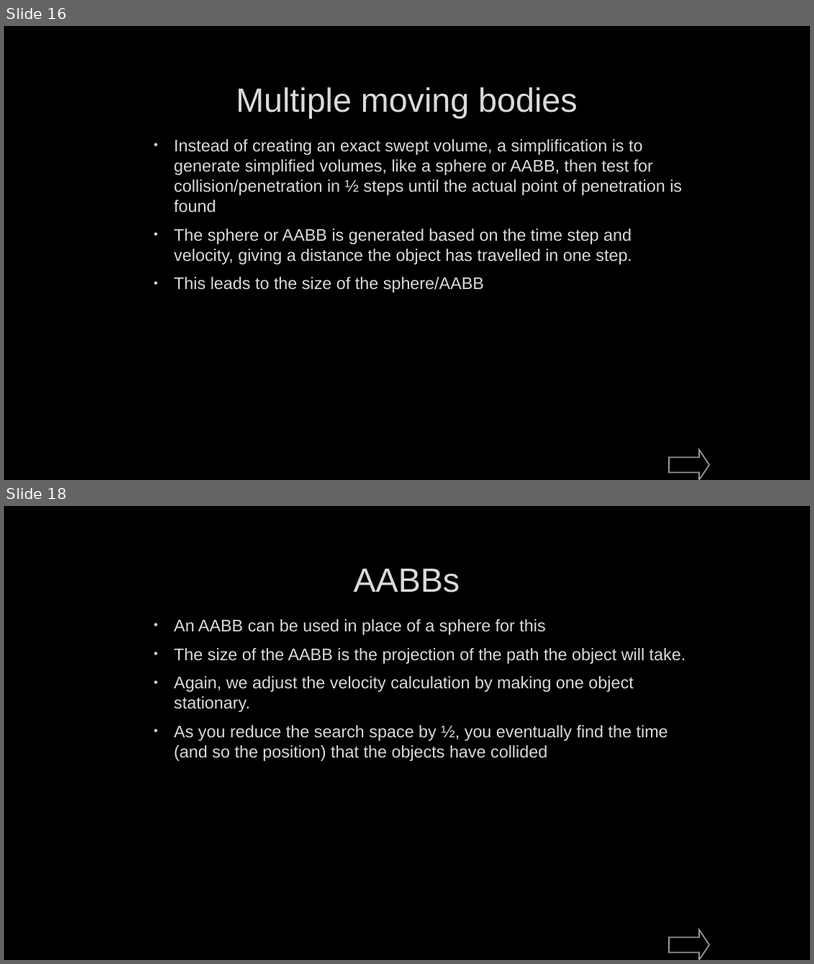
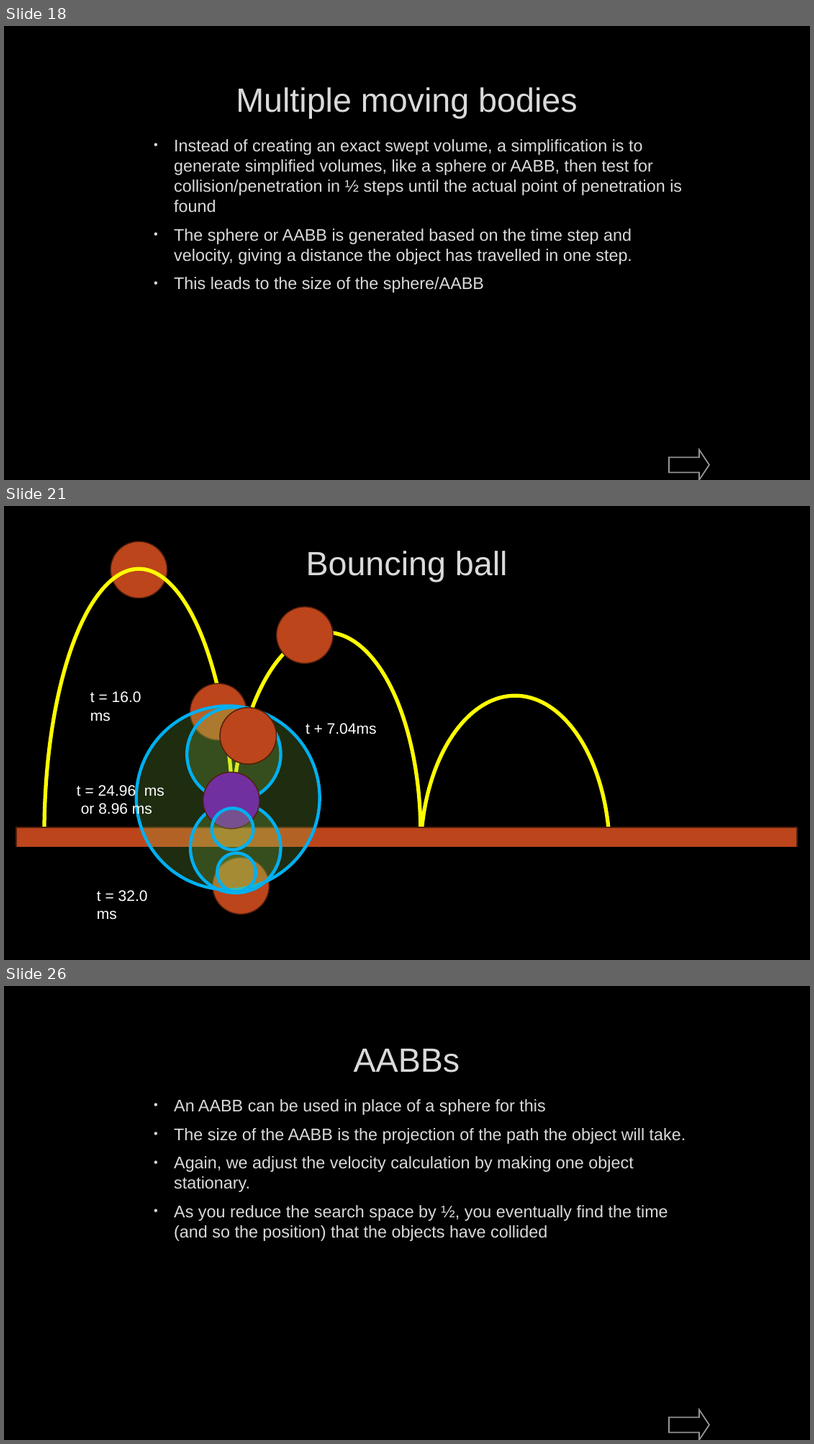
Before and after one commit to FeeneyCodes/GDP202425, a slide deck: 6022_Phys_2_(2025)/Day2Day/W01/6022_W25_W01D01_Course_Intro_Dynamic_Intersections.pptx.pptx. Shown one above the other, each under a label of ours: slides 16 and 18 before the commit, slides 18, 21 and 26 after it; the slides between them are not shown. The pictures are 814x964 and 814x1444 pixels, drawn with LibreOffice and Linux fonts; fonts in the diff are those of the drawing; background and template pictures are left out. Boxes give left, top, right and bottom in pixels: in the first picture for what was removed or moved away, otherwise in the second. Text is boxed around its words. In the diff, an @@ line names an element or a change of style, - is before the commit and + after.

```diff
--- a/6022_Phys_2_(2025)/Day2Day/W01/6022_W25_W01D01_Course_Intro_Dynamic_Intersections.pptx.pptx
+++ b/6022_Phys_2_(2025)/Day2Day/W01/6022_W25_W01D01_Course_Intro_Dynamic_Intersections.pptx.pptx
@@ slide 21 added at (4, 506, 810, 960), background picture (left out) @@
@@ ellipse added at (111, 542, 167, 599), fill #BC451B, outline #521E0C 1.25 pt @@
@@ ellipse added at (44, 569, 234, 960), outline #FFFF00 4.5 pt @@
@@ title added at (306, 551, 508, 582), 40 pt, text #DADADA @@
+Bouncing ball
@@ ellipse added at (277, 607, 334, 664), fill #BC451B, outline #521E0C 1.25 pt @@
@@ ellipse added at (232, 633, 421, 960), outline #FFFF00 4.5 pt @@
@@ text added at (90, 691, 142, 721), 18 pt, text #FFFFFF @@
+t = 16.0 ms
@@ ellipse added at (190, 683, 247, 740), fill #BC451B, outline #521E0C 1.25 pt @@
@@ ellipse added at (421, 695, 610, 960), outline #FFFF00 4.5 pt @@
@@ ellipse added at (136, 705, 320, 889), fill #92D050 at 21% opacity, outline #00B0F0 3.75 pt @@
@@ ellipse added at (188, 707, 281, 800), fill #92D050 at 21% opacity, outline #00B0F0 3.75 pt @@
@@ ellipse added at (220, 708, 277, 764), fill #BC451B, outline #521E0C 1.25 pt @@
@@ text added at (306, 723, 377, 734), 18 pt, text #FFFFFF @@
+t + 7.04ms
@@ text added at (77, 783, 165, 817), 18 pt, text #FFFFFF @@
+t = 24.96 ms
+or 8.96 ms
@@ ellipse added at (203, 772, 260, 829), fill #7030A0, outline #521E0C 1.25 pt @@
@@ ellipse added at (190, 803, 280, 893), fill #92D050 at 21% opacity, outline #00B0F0 3.75 pt @@
@@ ellipse added at (212, 808, 253, 849), fill #92D050 at 21% opacity, outline #00B0F0 3.75 pt @@
@@ rectangle added at (16, 827, 797, 847), fill #BC451B, outline #521E0C 1.25 pt @@
@@ rectangle added at (4, 847, 810, 960), fill #000000, outline #000000 1.25 pt @@
@@ ellipse added at (213, 857, 270, 914), fill #BC451B, outline #521E0C 1.25 pt @@
@@ ellipse added at (218, 852, 256, 891), fill #92D050 at 21% opacity, outline #00B0F0 3.75 pt @@
@@ text added at (97, 890, 148, 919), 18 pt, text #FFFFFF @@
+t = 32.0 ms
@@ what was slide 16 is now slide 18 @@
@@ what was slide 18 is now slide 26 @@
```
Also in this commit, not shown: 2 slides changed, 7 other slides added, 28 other files.
